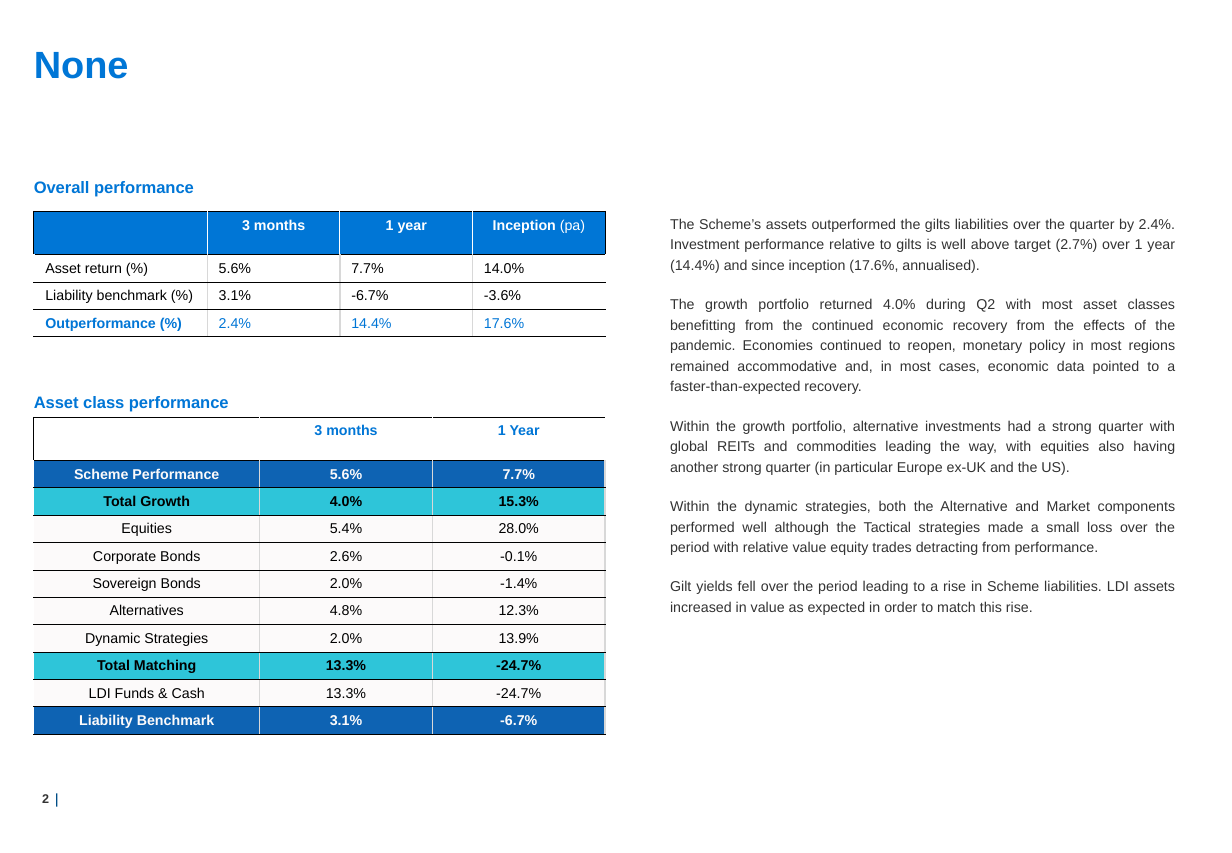
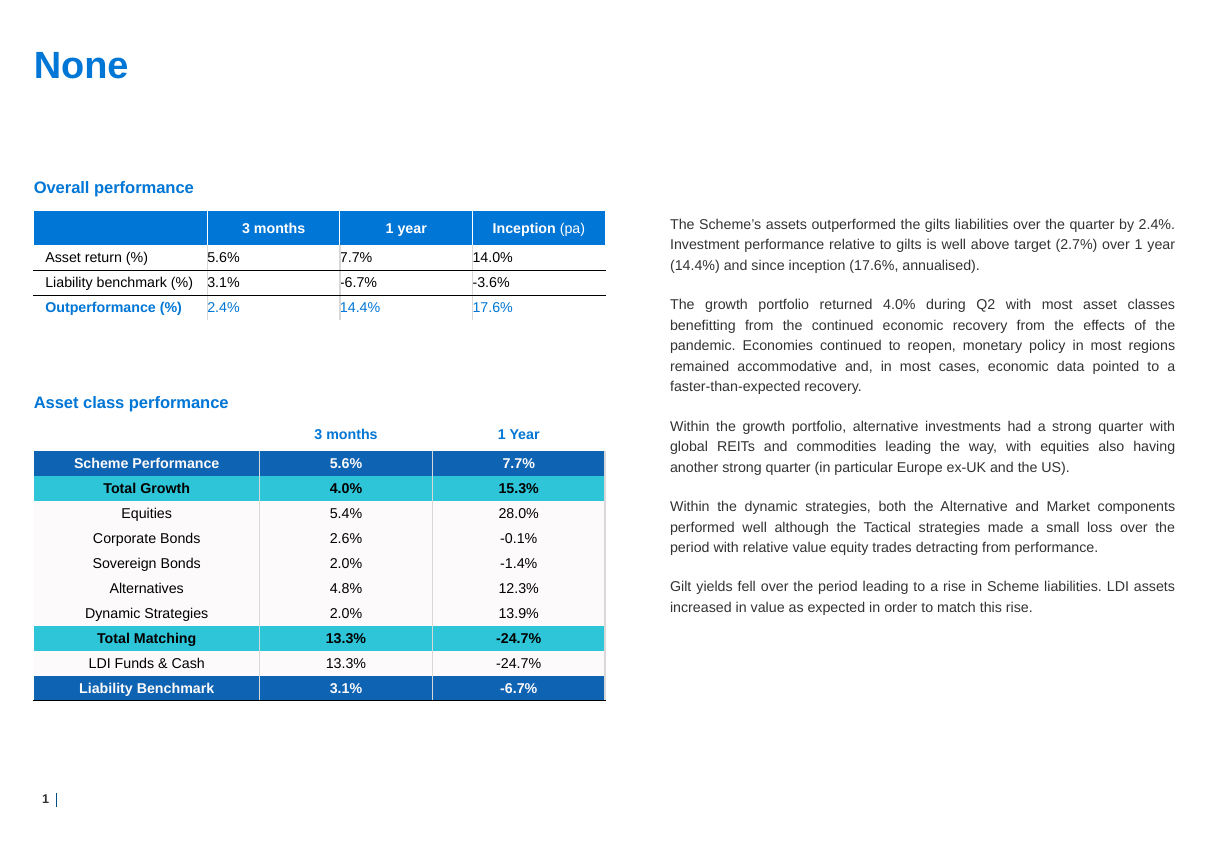
Before and after one commit to GayashanSameera/PythonPPTXGen, a slide deck: slide 2 of output.pptx. Drawn at 1232x853 pixels with LibreOffice and Linux fonts; fonts in the diff are those of the drawing; background and template pictures are left out. Boxes give left, top, right and bottom in pixels: in the first picture for what was removed or moved away, otherwise in the second. Text is boxed around its words. In the diff, an @@ line names an element or a change of style, - is before the commit and + after.

```diff
--- a/output.pptx
+++ b/output.pptx
@@ table at (x1=34, y1=212, x2=607, y2=585) @@
@@ borders changed @@
@@ table at (x1=34, y1=417, x2=606, y2=791) @@
@@ borders changed @@
@@ page number at (x1=42, y1=794, x2=49, y2=803): text changed @@
-2
+1
```
Also in this commit, not shown: 1 other slide changed, 10 other files.
